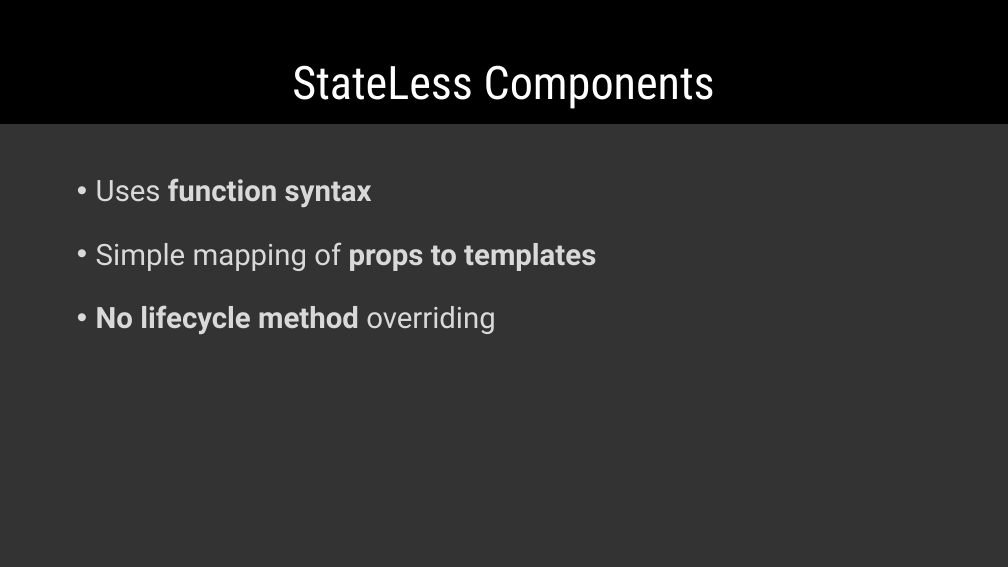
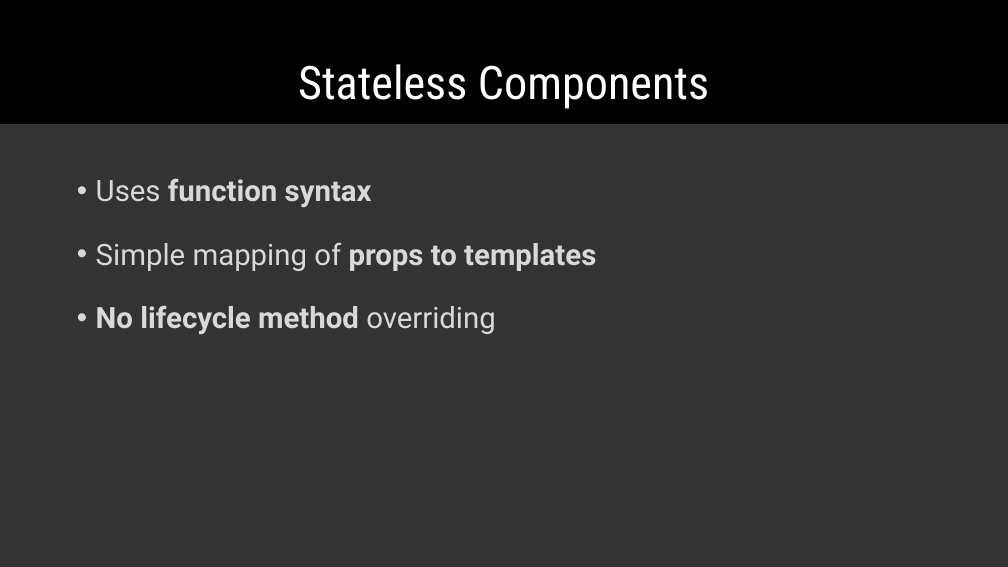
Before and after one commit to Temoto-kun/react-workshop-2018, a slide deck: slide 17 of docs/React.js.pptx (slide 16 before the commit). Drawn at 1008x567 pixels with LibreOffice and Linux fonts; fonts in the diff are those of the drawing. Boxes give left, top, right and bottom in pixels: in the first picture for what was removed or moved away, otherwise in the second. Text is boxed around its words. In the diff, an @@ line names an element or a change of style, - is before the commit and + after.

```diff
--- a/docs/React.js.pptx
+++ b/docs/React.js.pptx
@@ title at <box>298,64,709,109</box>: text changed @@
-StateLess Components
+Stateless Components
```
Also in this commit, not shown: 1 other slide changed, 5 slides added.
